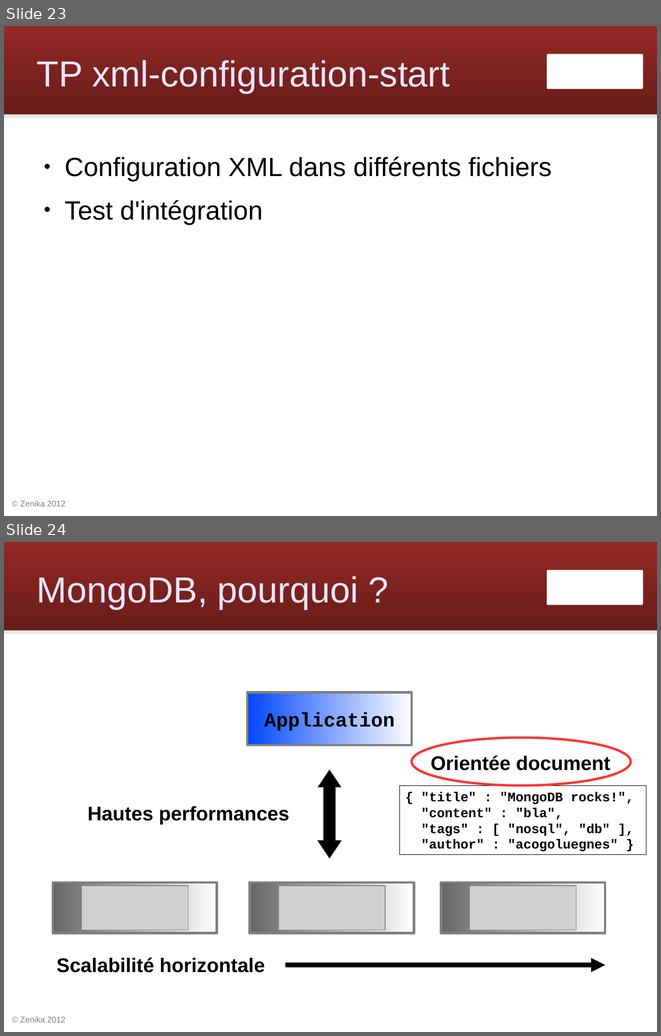
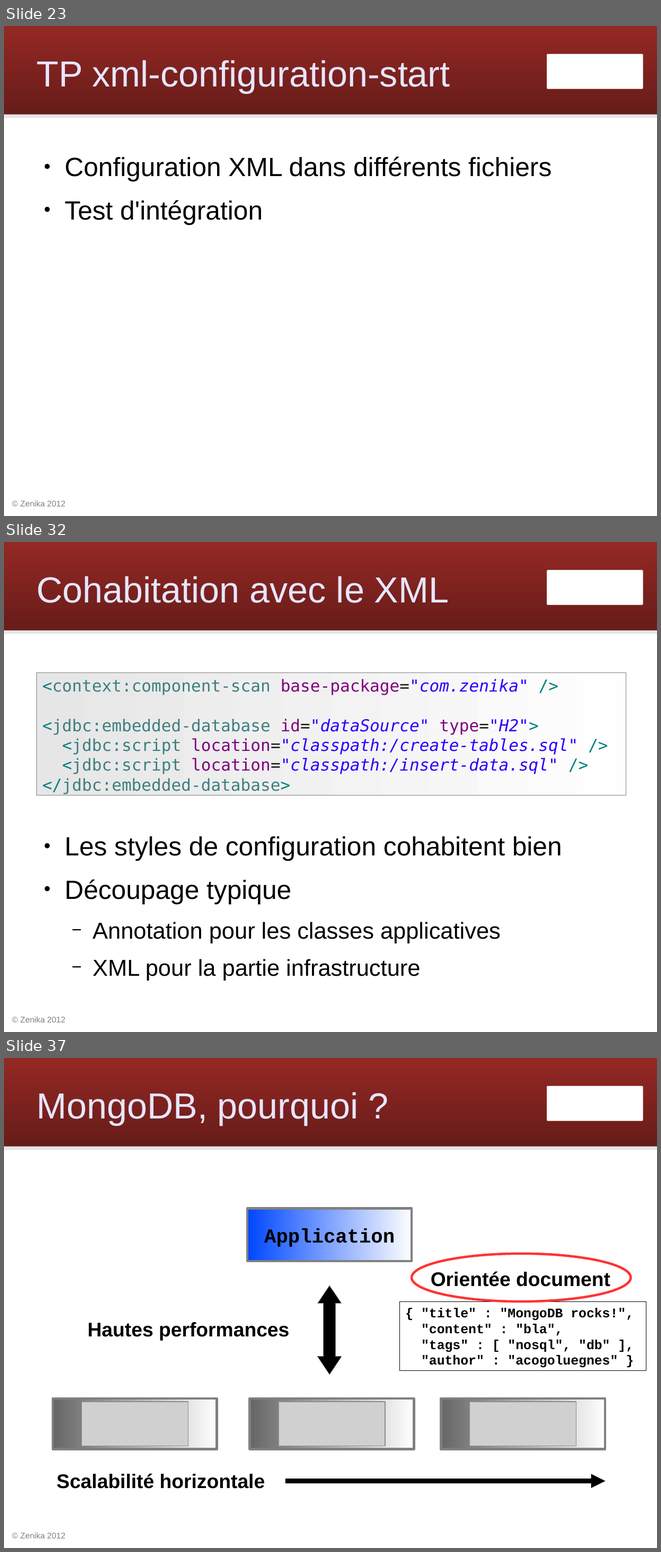
Before and after one commit to Zenika/workshop-spring-core, a slide deck: spring-workshop.odp. Shown one above the other, each under a label of ours: slides 23 and 24 before the commit, slides 23, 32 and 37 after it; the slides between them are not shown. The pictures are 661x1036 and 661x1552 pixels, drawn with LibreOffice and Linux fonts; fonts in the diff are those of the drawing; grey boxes stand for pictures; background and template pictures are left out. Boxes give left, top, right and bottom in pixels: in the first picture for what was removed or moved away, otherwise in the second. Text is boxed around its words. In the diff, an @@ line names an element or a change of style, - is before the commit and + after.

Commit message:
slides configuration annotations

```diff
--- a/spring-workshop.odp
+++ b/spring-workshop.odp
@@ slide 32 added at <box>4,542,657,1032</box>, background #FFFFFF; not listed: 4 template elements that a slide beside it also shows @@
@@ title added at <box>37,576,449,603</box>, 44 pt, text #E6E6FF @@
+Cohabitation avec le XML
@@ rectangle added at <box>36,672,626,795</box>, fill gradient #E6E6E6 to #FEFEFE, outline #808080 0 pt, 20 pt, text #3F7F7F @@
+<context:component-scan base-package="com.zenika" />
+<jdbc:embedded-database id="dataSource" type="H2">
+<jdbc:script location="classpath:/create-tables.sql" />
+<jdbc:script location="classpath:/insert-data.sql" />
+</jdbc:embedded-database>
@@ text added at <box>64,836,562,980</box>, 28 pt, text #000000 @@
+● Les styles de configuration cohabitent bien
+● Découpage typique
+  − Annotation pour les classes applicatives
+  − XML pour la partie infrastructure
@@ what was slide 24 is now slide 37 @@
```
Also in this commit, not shown: 1 slide changed, 12 other slides added.
